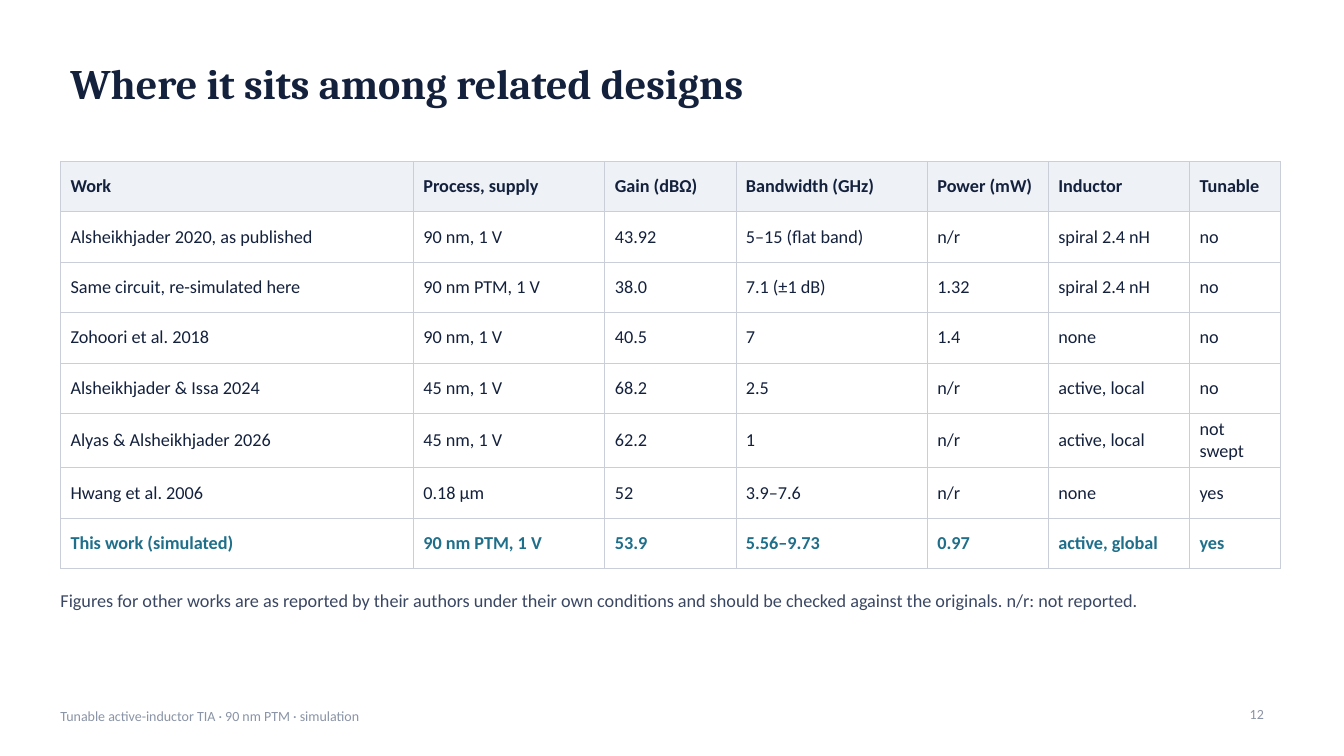
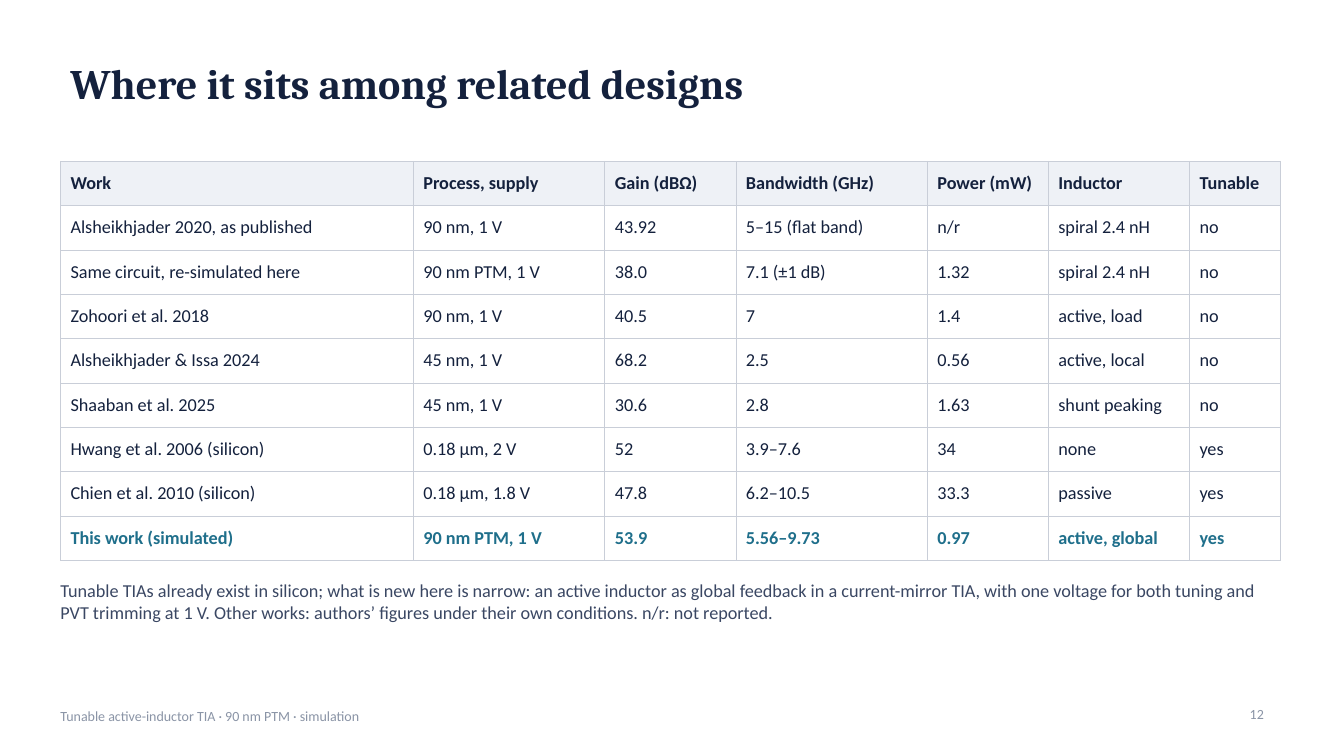
Before and after one commit to Shreyas-sunil/Transconductance-Amplifier, a slide deck: slide 12 of docs/Project_Presentation.pptx. Drawn at 1344x756 pixels with LibreOffice and Linux fonts; fonts in the diff are those of the drawing. Boxes give left, top, right and bottom in pixels: in the first picture for what was removed or moved away, otherwise in the second. Text is boxed around its words. In the diff, an @@ line names an element or a change of style, - is before the commit and + after.

Commit message:
Add literature review; reposition paper against prior art
- docs/Literature_Review.md: prior art for each element of the design and
  what can still be claimed
- paper: related-work paragraph, seven new references, comparison table
  extended with measured tunable TIAs (Hwang 2006, Chien 2010)
- fix wrong citation: IJCTA doi 10.1002/cta.4353 is Shaaban et al. 2025
- fix Zohoori 2018 inductor type and Hassan 2012 process node in table
- deck comparison slide updated to match

```diff
--- a/docs/Project_Presentation.pptx
+++ b/docs/Project_Presentation.pptx
@@ table at [60,161,1280,551] @@
-row 4: Zohoori et al. 2018 | 90 nm, 1 V | 40.5 | 7 | 1.4 | none | no
-row 5: Alsheikhjader & Issa 2024 | 45 nm, 1 V | 68.2 | 2.5 | n/r | active, local | no
-row 6: Alyas & Alsheikhjader 2026 | 45 nm, 1 V | 62.2 | 1 | n/r | active, local | not swept
-row 7: Hwang et al. 2006 | 0.18 µm | 52 | 3.9–7.6 | n/r | none | yes
+row 4: Zohoori et al. 2018 | 90 nm, 1 V | 40.5 | 7 | 1.4 | active, load | no
+row 5: Alsheikhjader & Issa 2024 | 45 nm, 1 V | 68.2 | 2.5 | 0.56 | active, local | no
+row 6: Shaaban et al. 2025 | 45 nm, 1 V | 30.6 | 2.8 | 1.63 | shunt peaking | no
+row 7: Hwang et al. 2006 (silicon) | 0.18 µm, 2 V | 52 | 3.9–7.6 | 34 | none | yes
+row 8: Chien et al. 2010 (silicon) | 0.18 µm, 1.8 V | 47.8 | 6.2–10.5 | 33.3 | passive | yes
@@ text at [60,584,1255,622]: text changed @@
-Figures for other works are as reported by their authors under their own conditions and should be checked against the originals. n/r: not reported.
+Tunable TIAs already exist in silicon; what is new here is narrow: an active inductor as global feedback in a current-mirror TIA, with one voltage for both tuning and PVT trimming at 1 V. Other works: authors’ figures under their own conditions. n/r: not reported.
```
Also in this commit, not shown: 7 other files.
